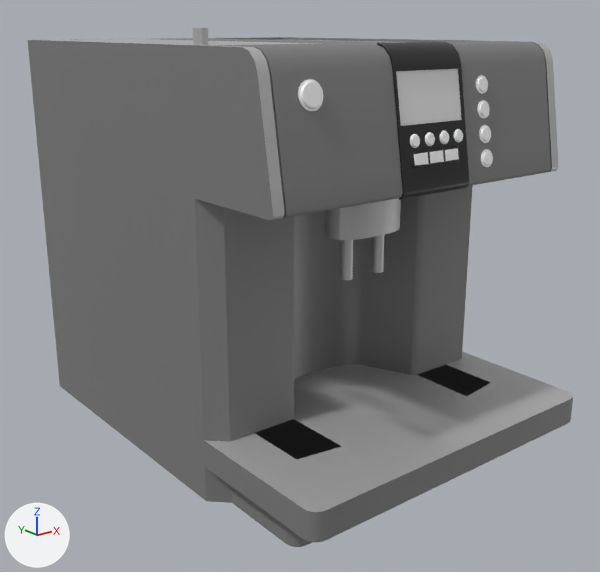
The FBX model WIP/Models/CoffeMachine/CoffeMachine.fbx: old version first, new version second.
Both versions are drawn from a 50 mm camera at (-0.593, -0.812, 0.471) aimed at (-0.006, -0.078, 0.178). The lights are fixed; the arrows at lower left show +X, +Y and +Z. Objects named as collision shapes, trigger or cutter boxes, shadow casters or lower levels of detail are left out.

The first picture shows 'Body'.
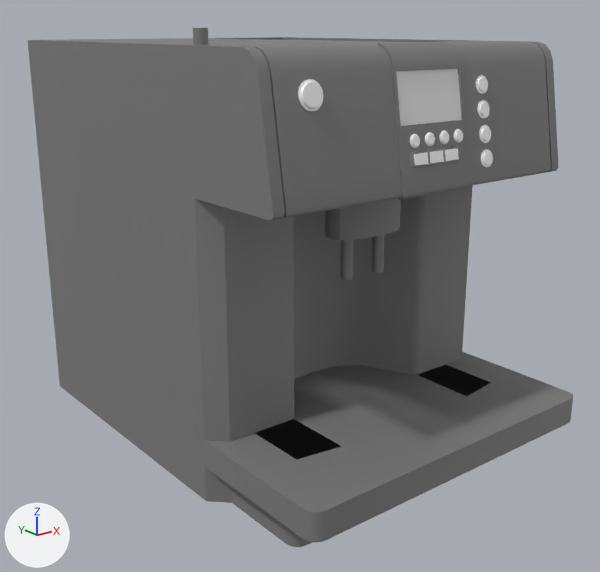
The change, as a diff of the scene's bpy script:
```diff
--- a/WIP/Models/CoffeMachine/CoffeMachine.fbx.py
+++ b/WIP/Models/CoffeMachine/CoffeMachine.fbx.py
@@ me_cube @@
 me_cube.from_pydata(...)  # 2856 vertices, 2413 faces; spans x -0.195..0.195, y -0.333..0.213, z 0.0..0.47
 # used by ob_body; location = (0.0, 0.0, 0.0)
+# me_cube part 1: all 178 faces that had it switch from mat_coffemachinechrome (light grey #c2c2c2) to mat_coffemachinesilver (grey #8b8b8b)
+# me_cube part 2: all 166 faces that had it switch from mat_coffemachineblack (black #202020) to mat_coffemachinesilver (grey #8b8b8b)
+# me_cube part 3: all 8 faces that had it switch from mat_coffemachinemetallicblack (grey #818181) to mat_coffemachinesilver (grey #8b8b8b)
 me_cube.materials.append(mat_coffemachinesilverbuttons)
```

Changed parts and their boxes [x1, y1, x2, y2] in the pictures (600 x 572 px):
part 1 of me_cube, recoloured
    both: [50, 28, 573, 512]
part 2 of me_cube, recoloured (black to grey)
    both: [377, 42, 469, 200]
part 3 of me_cube, recoloured
    both: [294, 197, 418, 379]
